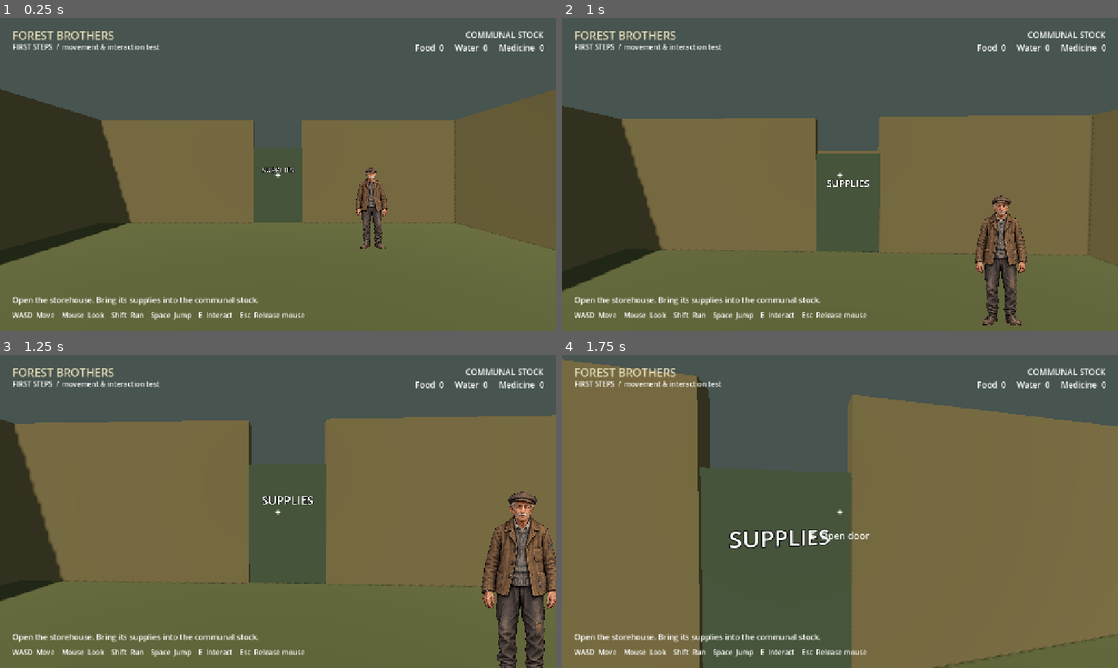
Above: before the commit, frames 1-4 (two rows, left to right).
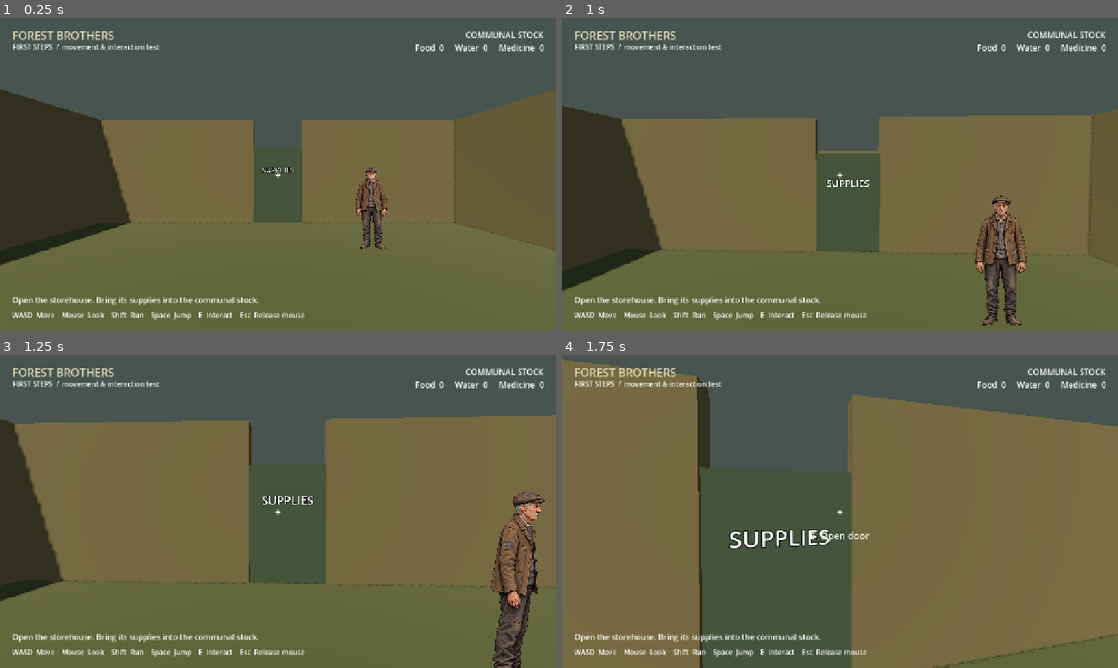
Above: after the commit, the same moments.

Repository: lazdinst/forest-brothers
Game: Godot game, scene res://scenes/prototype/camp_test.tscn
The game is run twice, just before and just after one commit, with the same random seed, the same clock (stepped at 60 frames per second) and the same inputs.
Inputs (mouse positions are in pixels of both pictures, inside the frame that each line leads up to):
- Up to frame 1 (0.25 s): no input
- Up to frame 2 (1 s): tap Enter at 0.5 s; move the mouse to (834, 180) at 0.52 s; hold W (move_forward) from 0.53 s (still down); hold E (interact) from 0.53 s (still down); tap Space (jump) at 0.77 s
- Up to frame 3 (1.25 s): keep holding W (move_forward); keep holding E (interact)
- Up to frame 4 (1.75 s): keep holding W (move_forward); move the mouse to (878, 514) at 1.27 s; release E (interact) at 1.28 s; tap Shift (sprint) at 1.35 s; tap Space (jump) at 1.52 s

Frames 1-2 are identical in both runs. In frame 3, 3.7% of the frame differs, in the area x 86-100%, y 43-100%; in frame 4, nothing differs.

Commit message:
Add four-direction civilian idle sprite test

Diff:
--- a/scenes/characters/starting_civilian.tscn
+++ b/scenes/characters/starting_civilian.tscn
@@ -1,12 +1,20 @@
-[gd_scene load_steps=3 format=3]
+[gd_scene load_steps=6 format=3]
 
 [ext_resource type="Texture2D" path="res://assets/characters/starting_civilian/starting_civilian_front_v1.png" id="1_texture"]
+
+[ext_resource type="Texture2D" path="res://assets/characters/starting_civilian/starting_civilian_side_v1.png" id="2_side"]
+[ext_resource type="Texture2D" path="res://assets/characters/starting_civilian/starting_civilian_back_v1.png" id="3_back"]
+[ext_resource type="Script" path="res://scripts/characters/directional_idle.gd" id="4_direction"]
 
 [sub_resource type="CapsuleShape3D" id="BodyShape"]
 radius = 0.28
 height = 1.7
 
 [node name="StartingCivilian" type="StaticBody3D"]
+script = ExtResource("4_direction")
+front_texture = ExtResource("1_texture")
+side_texture = ExtResource("2_side")
+back_texture = ExtResource("3_back")
 
 [node name="Body" type="CollisionShape3D" parent="."]
 position = Vector3(0, 0.85, 0)
--- /dev/null
+++ b/scripts/characters/directional_idle.gd
@@ -0,0 +1,36 @@
+extends StaticBody3D
+## Presentation-only selection relative to this viewport's active camera.
+## The character faces local +Z. Only the sprite billboards; the body stays put.
+
+@export var front_texture: Texture2D
+@export var side_texture: Texture2D
+@export var back_texture: Texture2D
+@export_range(0.0, 15.0, 0.5) var direction_hysteresis_degrees: float = 5.0
+
+@onready var sprite: Sprite3D = $IdleSprite
+var _sector: int = -1
+
+
+func _process(_delta: float) -> void:
+	var camera := get_viewport().get_camera_3d()
+	if camera == null:
+		return
+	var local_viewer := global_basis.inverse() * (camera.global_position - global_position)
+	if Vector2(local_viewer.x, local_viewer.z).length_squared() < 0.0001:
+		return
+	var angle := atan2(local_viewer.x, local_viewer.z)
+	if _sector >= 0:
+		var center := float(_sector) * PI / 2.0
+		var distance := absf(wrapf(angle - center, -PI, PI))
+		if distance <= PI / 4.0 + deg_to_rad(direction_hysteresis_degrees):
+			return
+	var next_sector := posmod(roundi(angle / (PI / 2.0)), 4)
+	_sector = next_sector
+	sprite.flip_h = next_sector == 3
+	match next_sector:
+		0:
+			sprite.texture = front_texture
+		1, 3:
+			sprite.texture = side_texture
+		2:
+			sprite.texture = back_texture
--- /dev/null
+++ b/tests/civilian_views_smoke.gd
@@ -0,0 +1,55 @@
+extends SceneTree
+## Check view selection with an independent camera, including rotated actors.
+
+var failures: Array[String] = []
+
+
+func _initialize() -> void:
+	call_deferred("_run")
+
+
+func _run() -> void:
+	var civilian = load("res://scenes/characters/starting_civilian.tscn").instantiate()
+	root.add_child(civilian)
+	var camera := Camera3D.new()
+	root.add_child(camera)
+	camera.make_current()
+	var cases := [
+		[Vector3(0, 1.6, 3), "front", false],
+		[Vector3(3, 1.6, 0), "side", false],
+		[Vector3(0, 1.6, -3), "back", false],
+		[Vector3(-3, 1.6, 0), "side", true],
+		[Vector3(0.01, 1.6, -3), "back", false]
+	]
+	for yaw in [0.0, PI / 2.0]:
+		civilian.rotation.y = yaw
+		for entry in cases:
+			camera.position = civilian.global_basis * entry[0]
+			await process_frame
+			await process_frame
+			var sprite: Sprite3D = civilian.get_node("IdleSprite")
+			_check(sprite.texture.resource_path.contains("_%s_" % entry[1]), "Wrong texture for view %s at yaw %.2f" % [entry[1], yaw])
+			_check(sprite.flip_h == entry[2], "Wrong profile mirroring at yaw %.2f" % yaw)
+	# Small movements across a sector boundary should not flicker between views.
+	civilian.rotation.y = 0.0
+	camera.position = Vector3(0, 1.6, 3)
+	await process_frame
+	await process_frame
+	camera.position = Vector3(3.05, 1.6, 3)
+	await process_frame
+	await process_frame
+	_check(civilian.get_node("IdleSprite").texture == civilian.front_texture, "Direction must remain stable near a boundary")
+	if failures.is_empty():
+		print("PASS: front/back/both profiles, rotated actor, angle wrapping, direction-boundary stability")
+	else:
+		for failure in failures:
+			push_error(failure)
+	civilian.queue_free()
+	camera.queue_free()
+	await process_frame
+	quit(0 if failures.is_empty() else 1)
+
+
+func _check(condition: bool, description: String) -> void:
+	if not condition:
+		failures.append(description)
Binary file added: assets/characters/starting_civilian/starting_civilian_back_v1.png
Not shown, added: assets/characters/starting_civilian/starting_civilian_back_v1.png.import
Binary file added: assets/characters/starting_civilian/starting_civilian_side_v1.png
Not shown, added: assets/characters/starting_civilian/starting_civilian_side_v1.png.import
Not shown, added: scripts/characters/directional_idle.gd.uid
Not shown, added: tests/civilian_views_smoke.gd.uid
Not shown, added: assets/characters/starting_civilian/DIRECTION_PROMPTS.md
Not shown, changed: docs/ART_DIRECTION.md
Not shown, changed: docs/DECISIONS.md
Not shown, changed: docs/GETTING_STARTED.md
